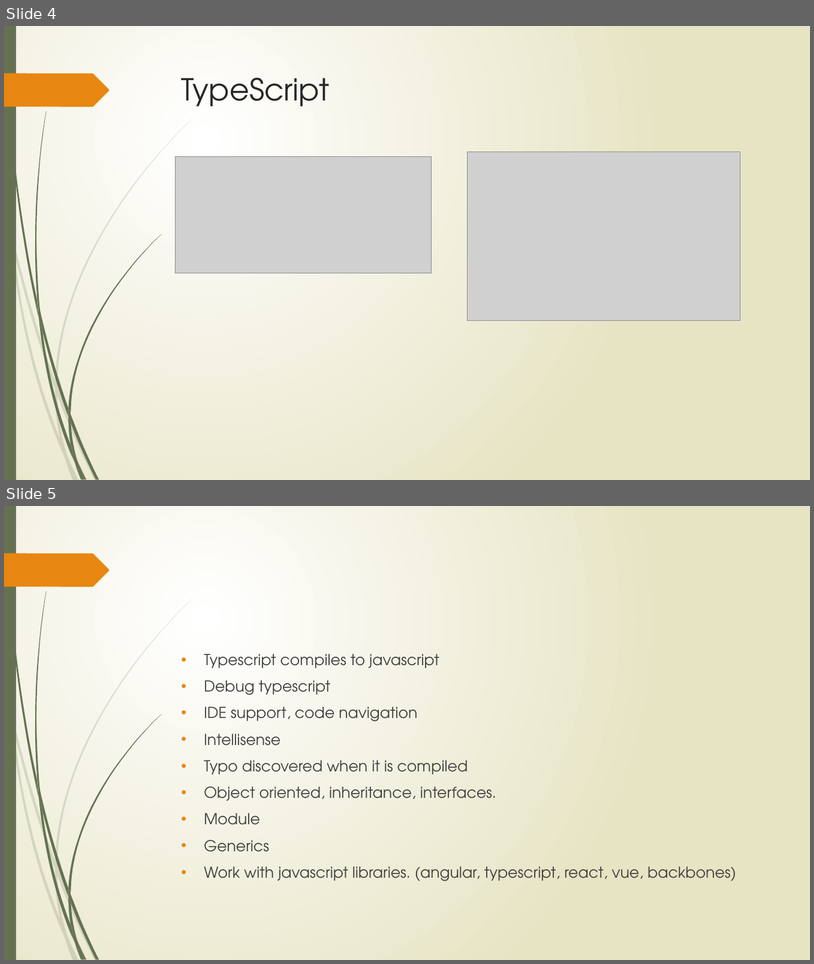
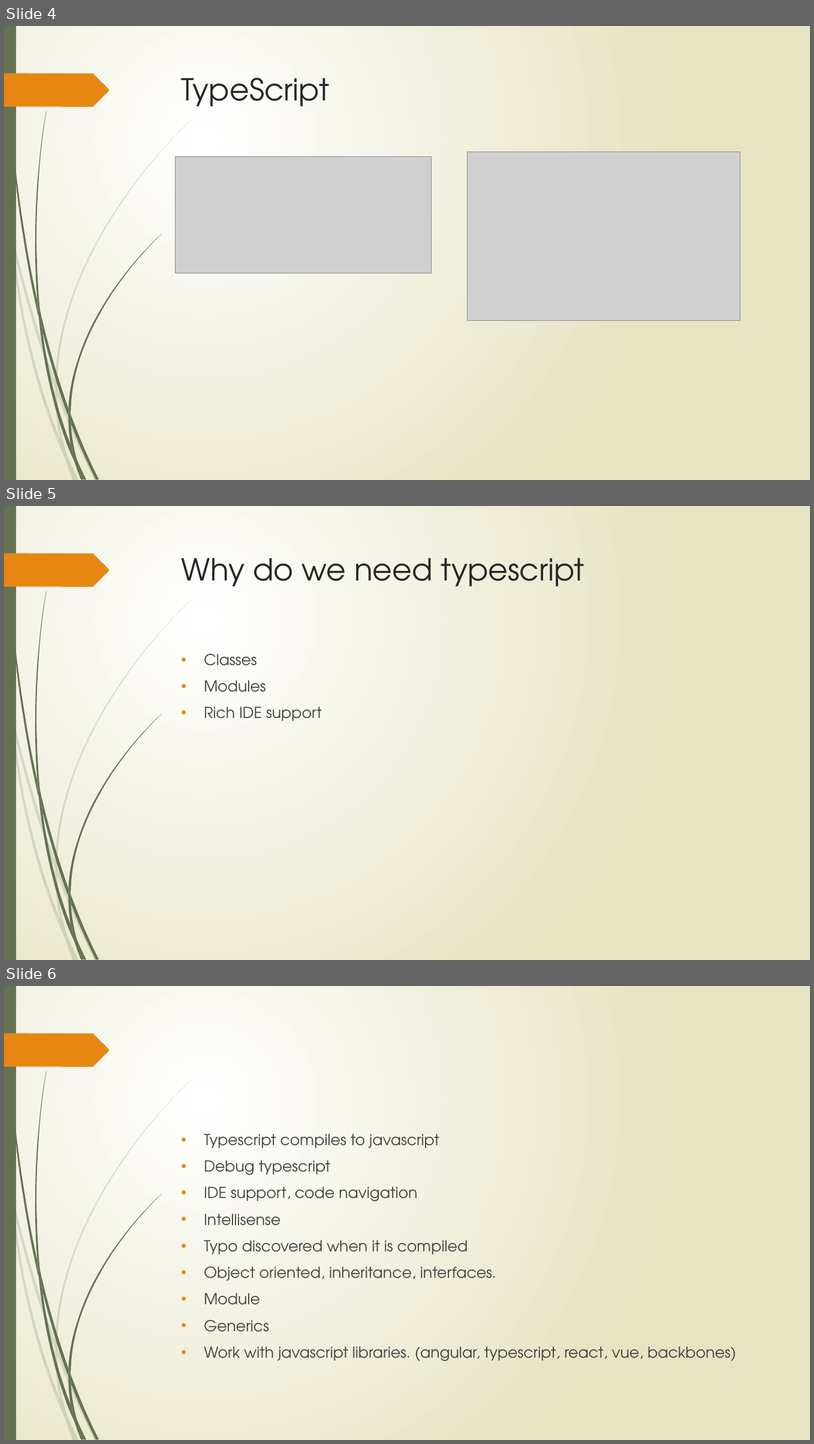
Before and after one commit to hanjia2014/TSDemo, a slide deck: TypeScript.pptx. Shown one above the other, each under a label of ours: slides 4 and 5 before the commit, slides 4, 5 and 6 after it. The pictures are 814x964 and 814x1444 pixels, drawn with LibreOffice and Linux fonts; fonts in the diff are those of the drawing; grey boxes stand for pictures. Boxes give left, top, right and bottom in pixels: in the first picture for what was removed or moved away, otherwise in the second. Text is boxed around its words. In the diff, an @@ line names an element or a change of style, - is before the commit and + after.

Commit message:
update

```diff
--- a/TypeScript.pptx
+++ b/TypeScript.pptx
@@ slide 5 added at [4, 506, 810, 960], background gradient #FFFFFF to #E8E6C4; not listed: 24 template elements that a slide beside it also shows @@
@@ title added at [182, 558, 585, 586], 36 pt, text #262626 @@
+Why do we need typescript
@@ text added at [204, 654, 322, 721], 18 pt, text #404040 @@
+• Classes
+• Modules
+• Rich IDE support
@@ what was slide 5 is now slide 6 @@
```
Also in this commit, not shown: 1 slide changed.
